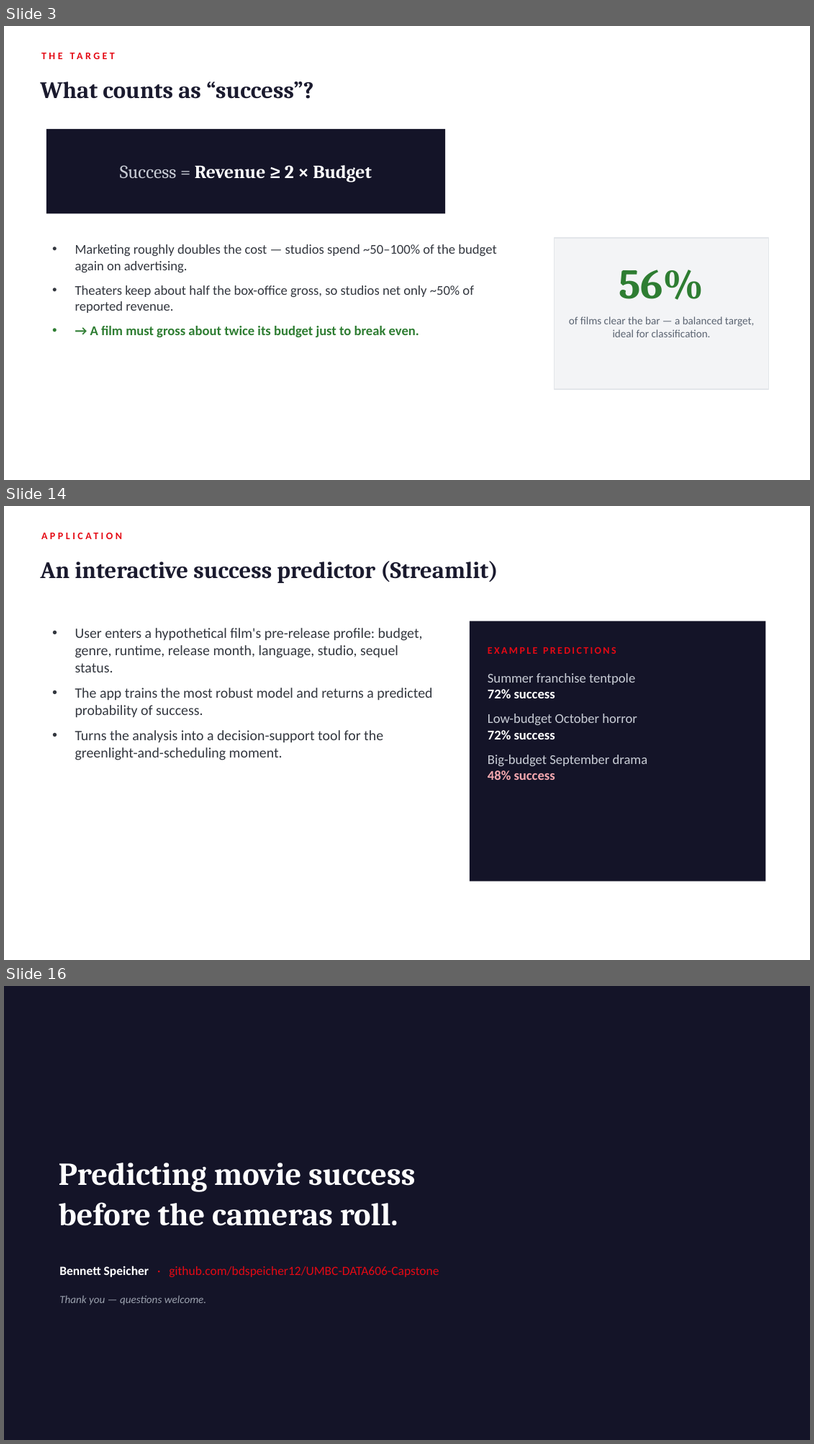
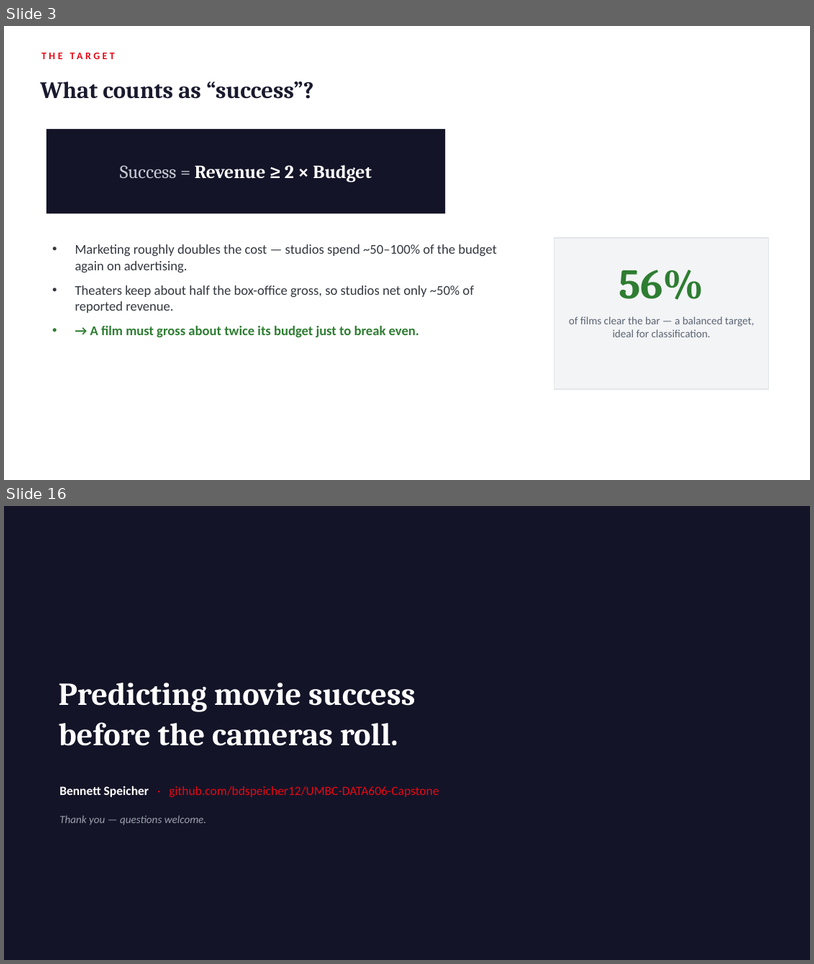
Before and after one commit to bdspeicher12/UMBC-DATA606-Capstone, a slide deck: docs/final_presentation.pptx. Shown one above the other, each under a label of ours: slides 3, 14 and 16 before the commit, slides 3 and 16 after it; the slides between them are not shown. The pictures are 814x1444 and 814x964 pixels, drawn with LibreOffice and Linux fonts; fonts in the diff are those of the drawing. Boxes give left, top, right and bottom in pixels: in the first picture for what was removed or moved away, otherwise in the second. Text is boxed around its words. In the diff, an @@ line names an element or a change of style, - is before the commit and + after.

```diff
--- a/docs/final_presentation.pptx
+++ b/docs/final_presentation.pptx
@@ slide 14 removed at (x1=4, y1=506, x2=810, y2=960), background #FFFFFF @@
@@ text removed at (x1=41, y1=527, x2=767, y2=545) @@
-APPLICATION
@@ text removed at (x1=40, y1=561, x2=498, y2=583) @@
-An interactive success predictor (Streamlit)
@@ text removed at (x1=75, y1=628, x2=432, y2=760) @@
-• User enters a hypothetical film's pre-release profile: budget, genre, runtime, release month, language, studio, sequel status.
-• The app trains the most robust model and returns a predicted probability of success.
-• Turns the analysis into a decision-support tool for the greenlight-and-scheduling moment.
@@ rectangle removed at (x1=470, y1=621, x2=766, y2=881) @@
@@ text removed at (x1=488, y1=647, x2=616, y2=654) @@
-EXAMPLE PREDICTIONS
@@ text removed at (x1=488, y1=673, x2=648, y2=780) @@
-Summer franchise tentpole
-72% success
-Low-budget October horror
-72% success
-Big-budget September drama
-48% success
```
Also in this commit, not shown: 9 slides changed, 4 slides added, 3 other slides removed, 2 other files.
